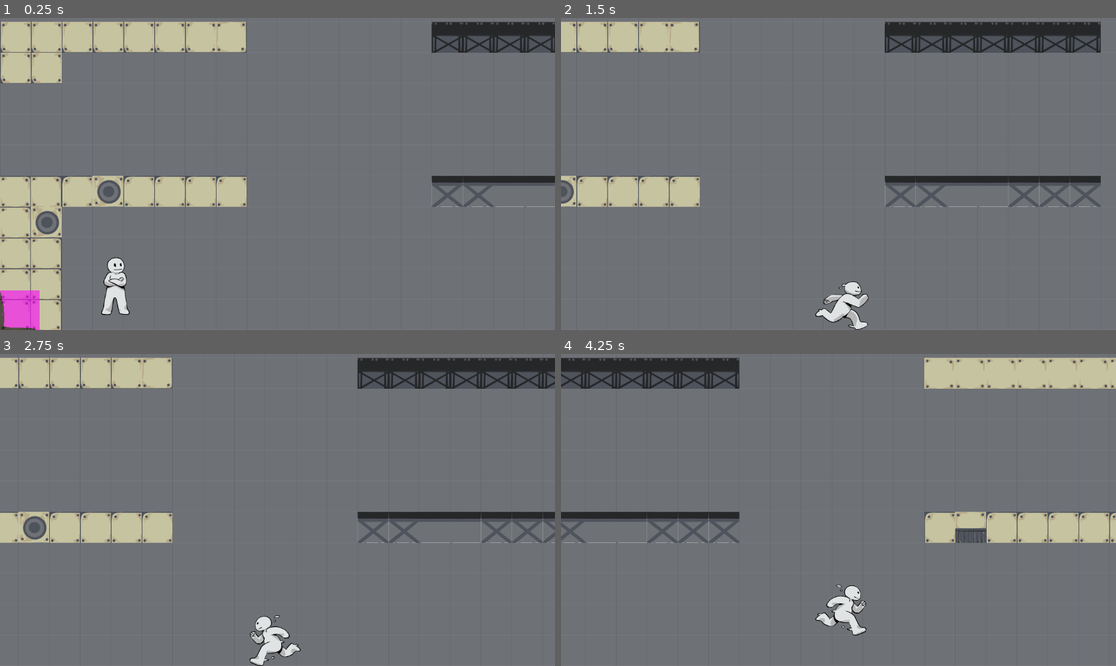
Above: before the commit, frames 1-4 (two rows, left to right).
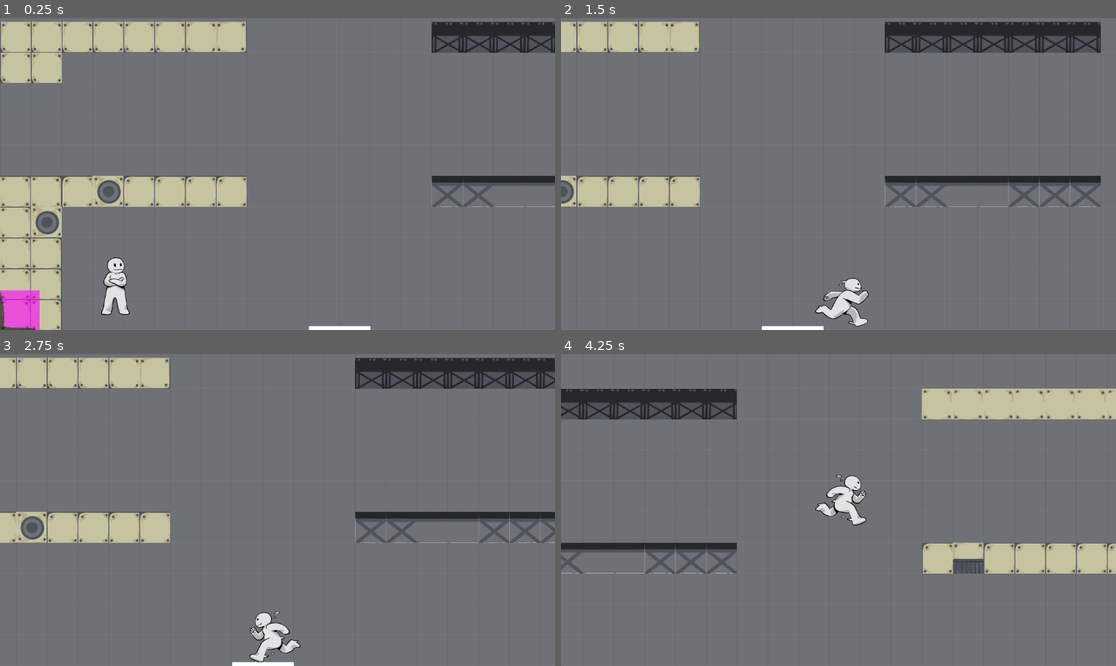
Above: after the commit, the same moments.

Repository: ZBC95/GMTK-2025-zoes-repository
Game: Godot game, scene res://game.tscn
Two runs of this game, one before a commit and one after it. Both use one fixed random seed, a clock stepped at 60 frames per second and the inputs below.
Inputs:
- Up to frame 1 (0.25 s): no input
- Up to frame 2 (1.5 s): hold D (Right) from 0.53 s (still down); tap W (Jump) at 0.77 s
- Up to frame 3 (2.75 s): tap W (Jump) at 1.52 s; release D (Right) at 2.03 s; hold A (Left) from 2.03 s (still down)
- Up to frame 4 (4.25 s): release A (Left) at 2.78 s; hold D (Right) from 2.78 s (still down); tap W (Jump) at 3.02, 3.77 s

The runs differ from the first frame. In frame 1, 0.2% of the frame differs, in the area x 55-67%, y 98-100%; in frame 2, 0.8%; in frame 3, 3.0%; in frame 4, 24%, in the area x 0-100%, y 1-91%.

Commit message:
button
unfinished button
changed player collision shape to capsule

Diff:
--- /dev/null
+++ b/button.gd
@@ -0,0 +1 @@
+extends StaticBody2D
--- /dev/null
+++ b/button.tscn
@@ -0,0 +1,47 @@
+[gd_scene load_steps=8 format=3 uid="uid://c8taoh511l4oa"]
+
+[ext_resource type="Script" uid="uid://d08otaixme73l" path="res://button.gd" id="1_r04n3"]
+
+[sub_resource type="RectangleShape2D" id="RectangleShape2D_0vvm8"]
+
+[sub_resource type="RectangleShape2D" id="RectangleShape2D_r04n3"]
+
+[sub_resource type="StandardMaterial3D" id="StandardMaterial3D_0vvm8"]
+
+[sub_resource type="QuadMesh" id="QuadMesh_r04n3"]
+material = SubResource("StandardMaterial3D_0vvm8")
+
+[sub_resource type="RectangleShape2D" id="RectangleShape2D_n4tde"]
+
+[sub_resource type="RectangleShape2D" id="RectangleShape2D_vxja4"]
+
+[node name="Button" type="StaticBody2D"]
+top_level = true
+script = ExtResource("1_r04n3")
+
+[node name="PressedArea" type="Area2D" parent="."]
+collision_layer = 0
+collision_mask = 0
+
+[node name="Area" type="CollisionShape2D" parent="PressedArea"]
+scale = Vector2(6.4, 2)
+shape = SubResource("RectangleShape2D_0vvm8")
+
+[node name="Collision" type="CollisionShape2D" parent="."]
+scale = Vector2(6.4, 1)
+shape = SubResource("RectangleShape2D_r04n3")
+debug_color = Color(0.0313726, 0.65098, 0, 1)
+
+[node name="MeshInstance2D" type="MeshInstance2D" parent="Collision"]
+scale = Vector2(20, 20)
+mesh = SubResource("QuadMesh_r04n3")
+
+[node name="CollisionShape2D" type="CollisionShape2D" parent="."]
+position = Vector2(-67, 3)
+rotation = -0.523599
+shape = SubResource("RectangleShape2D_n4tde")
+
+[node name="CollisionShape2D2" type="CollisionShape2D" parent="."]
+position = Vector2(67, 3)
+rotation = 0.523599
+shape = SubResource("RectangleShape2D_vxja4")
--- a/level_dev1.tscn
+++ b/level_dev1.tscn
@@ -1,8 +1,9 @@
-[gd_scene load_steps=6 format=4 uid="uid://0jpia1sq2nxd"]
+[gd_scene load_steps=7 format=4 uid="uid://0jpia1sq2nxd"]
 
 [ext_resource type="Texture2D" uid="uid://b0uginph1g57o" path="res://tilesheet64.png" id="1_v3jva"]
-[ext_resource type="Script" path="res://tile_map_layer.gd" id="2_gsike"]
+[ext_resource type="Script" uid="uid://cm7gfldk3tyxu" path="res://tile_map_layer.gd" id="2_gsike"]
 [ext_resource type="PackedScene" uid="uid://d11r447pm7biw" path="res://looping_componenet.tscn" id="3_nndsm"]
+[ext_resource type="PackedScene" uid="uid://c8taoh511l4oa" path="res://button.tscn" id="4_gsike"]
 
 [sub_resource type="TileSetAtlasSource" id="TileSetAtlasSource_6no7u"]
 texture = ExtResource("1_v3jva")
@@ -307,3 +308,6 @@
 bl_y = 8
 br_x = 36
 br_y = 8
+
+[node name="Button" parent="." instance=ExtResource("4_gsike")]
+position = Vector2(705, 514)
--- a/player.tscn
+++ b/player.tscn
@@ -7,8 +7,9 @@
 [ext_resource type="Texture2D" uid="uid://uydsds6mdv32" path="res://assets/running_256.png" id="5_b26j0"]
 [ext_resource type="Texture2D" uid="uid://c6edujmqtcs22" path="res://assets/skid256.png" id="6_n7ghd"]
 
-[sub_resource type="RectangleShape2D" id="RectangleShape2D_hqtel"]
-size = Vector2(58, 113)
+[sub_resource type="CapsuleShape2D" id="CapsuleShape2D_2hs0m"]
+radius = 27.0
+height = 113.0
 
 [sub_resource type="AtlasTexture" id="AtlasTexture_nvl01"]
 atlas = ExtResource("2_2hs0m")
@@ -160,7 +161,7 @@
 
 [node name="CollisionShape2D" type="CollisionShape2D" parent="."]
 position = Vector2(0, -17.5)
-shape = SubResource("RectangleShape2D_hqtel")
+shape = SubResource("CapsuleShape2D_2hs0m")
 
 [node name="PlayerSprite" type="AnimatedSprite2D" parent="."]
 unique_name_in_owner = true
--- a/project.godot
+++ b/project.godot
@@ -18,10 +18,6 @@
 [autoload]
 
 SignalBus="*res://signal_bus.gd"
-
-[display]
-
-window/size/mode=3
 
 [input]
 
Not shown, added: button.gd.uid
